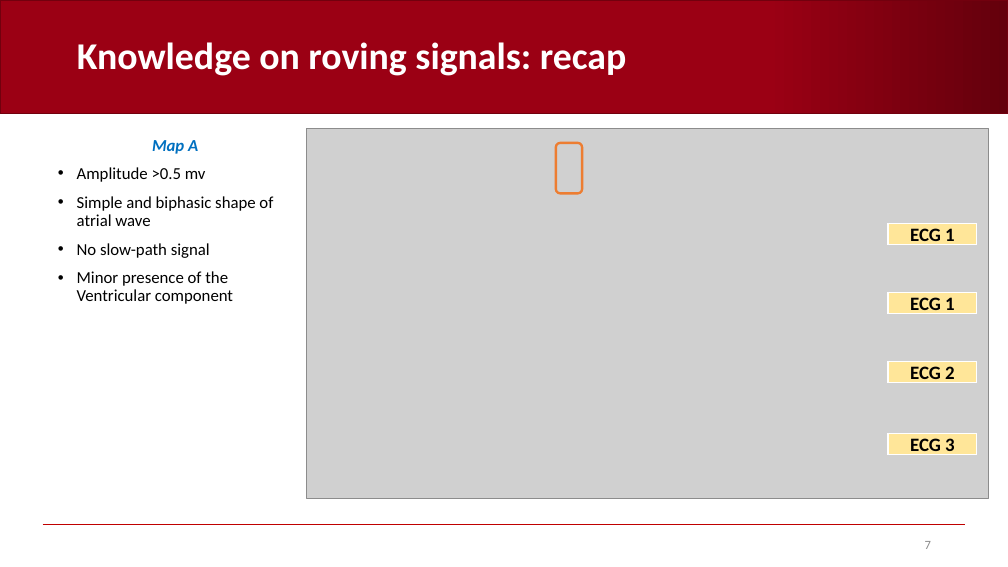
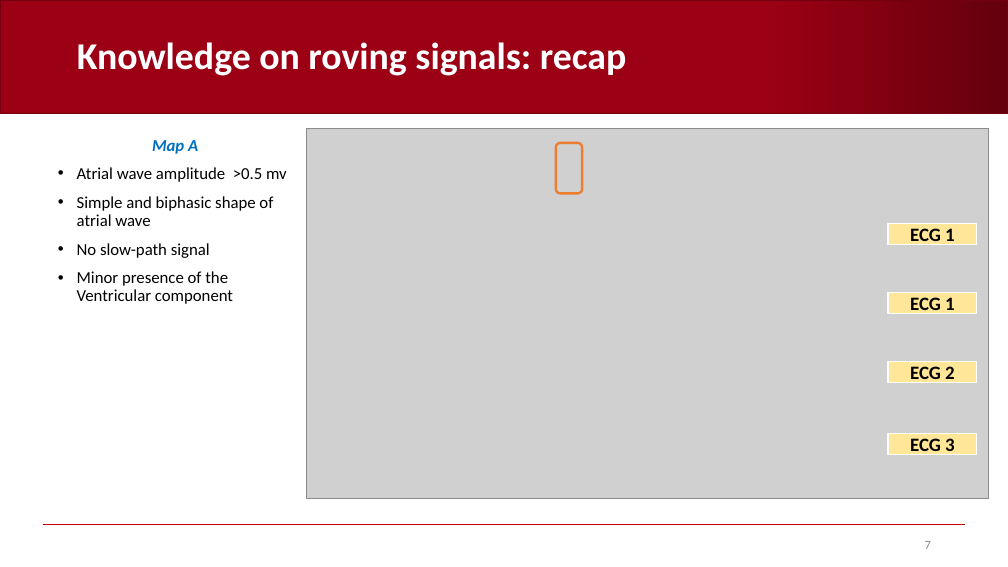
Before and after one commit to AndreaCorrado00/Tesi_magistrale_Corrado_Andrea, a slide deck: slide 7 of Documentation/5. Heuristic classifier.pptx. Drawn at 1008x567 pixels with LibreOffice and Linux fonts; fonts in the diff are those of the drawing; grey boxes stand for pictures; background and template pictures are left out. Boxes give left, top, right and bottom in pixels: in the first picture for what was removed or moved away, otherwise in the second. Text is boxed around its words. In the diff, an @@ line names an element or a change of style, - is before the commit and + after.

```diff
--- a/Documentation/5. Heuristic classifier.pptx
+++ b/Documentation/5. Heuristic classifier.pptx
@@ text at (77, 167, 287, 182): text changed @@
-• Amplitude >0.5 mv
+• Atrial wave amplitude >0.5 mv
```
Also in this commit, not shown: 6 other slides changed, 10 slides added, 15 other files.
